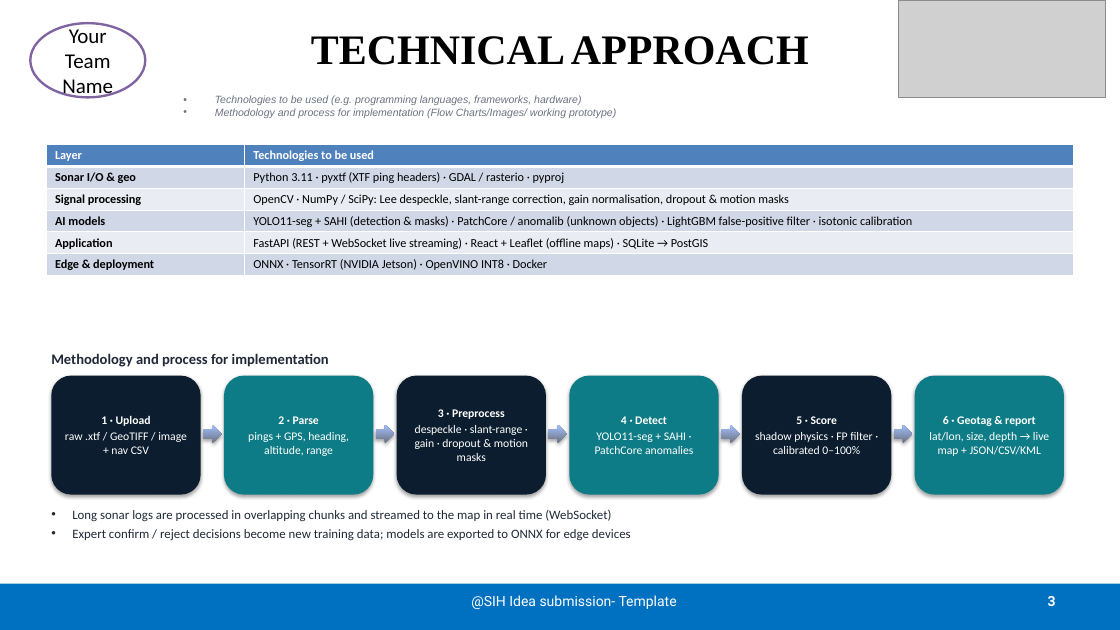
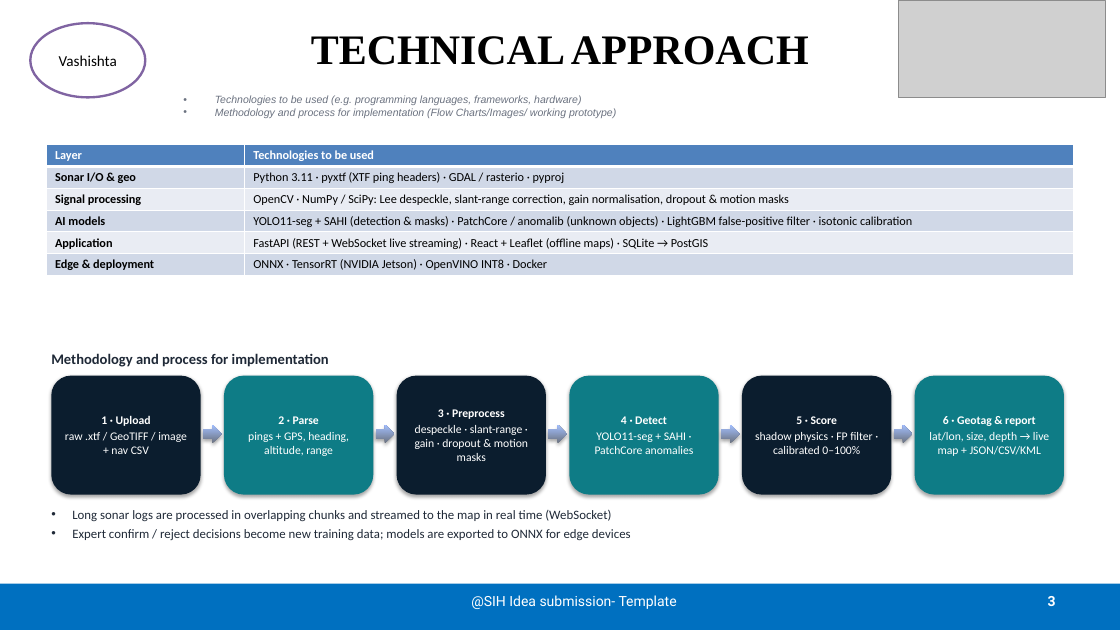
Before and after one commit to Kalyan14s/sonarsentinel, a slide deck: slide 3 of docs/hackathon/idea-deck/SonarSentinel_SIH2026_Idea_DRAFT.pptx. Drawn at 1120x630 pixels with LibreOffice and Linux fonts; fonts in the diff are those of the drawing; grey boxes stand for pictures. Boxes give left, top, right and bottom in pixels: in the first picture for what was removed or moved away, otherwise in the second. Text is boxed around its words. In the diff, an @@ line names an element or a change of style, - is before the commit and + after.

Commit message:
chore: datasets in DVC, backlog issues, branch protection, deck team name
Adds DVC pointers and provenance for the mine-detection SSS dataset and SeabedObjects-KLSG (local remote, analytics off) and fixes .gitignore so DVC can find pointer files. Records CI verification of the conda environment on Ubuntu and Windows, branch protection on main, the 91 backlog issues, the AI4Shipwrecks licence (CC BY 4.0), S3Simulator local-only use, outreach status and the team name on the idea deck. Updates TODO Phase 1 (25 of 28) and CHANGELOG.

```diff
--- a/docs/hackathon/idea-deck/SonarSentinel_SIH2026_Idea_DRAFT.pptx
+++ b/docs/hackathon/idea-deck/SonarSentinel_SIH2026_Idea_DRAFT.pptx
@@ text in ellipse at box(59, 55, 117, 66): text changed; size 18 to 13 pt @@
-Your Team Name
+Vashishta
```
Also in this commit, not shown: 5 other slides changed, 12 other files.
